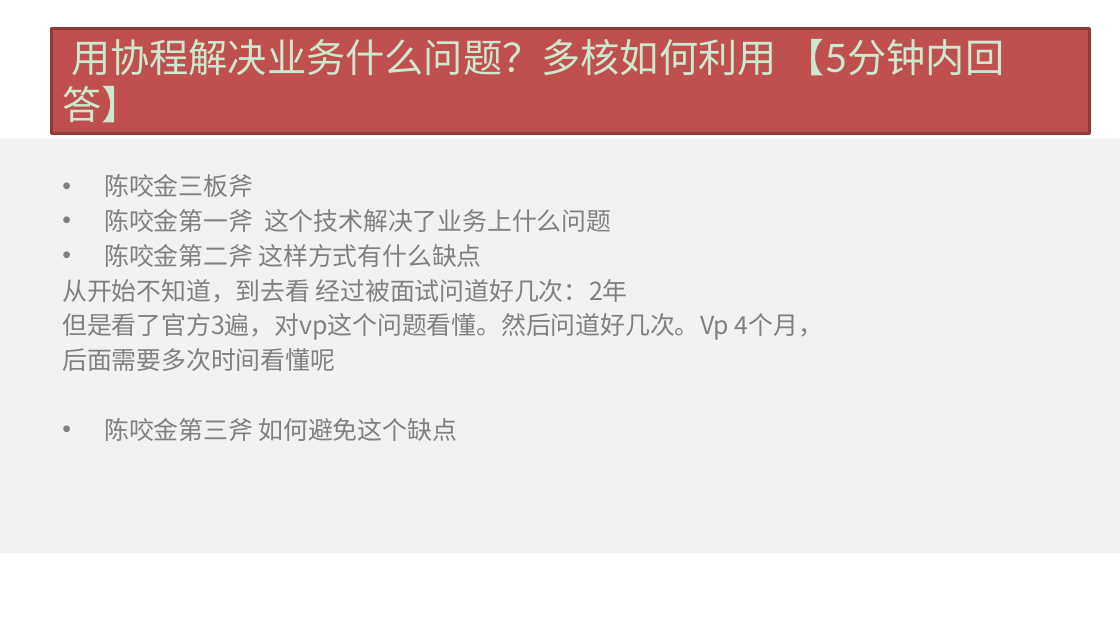
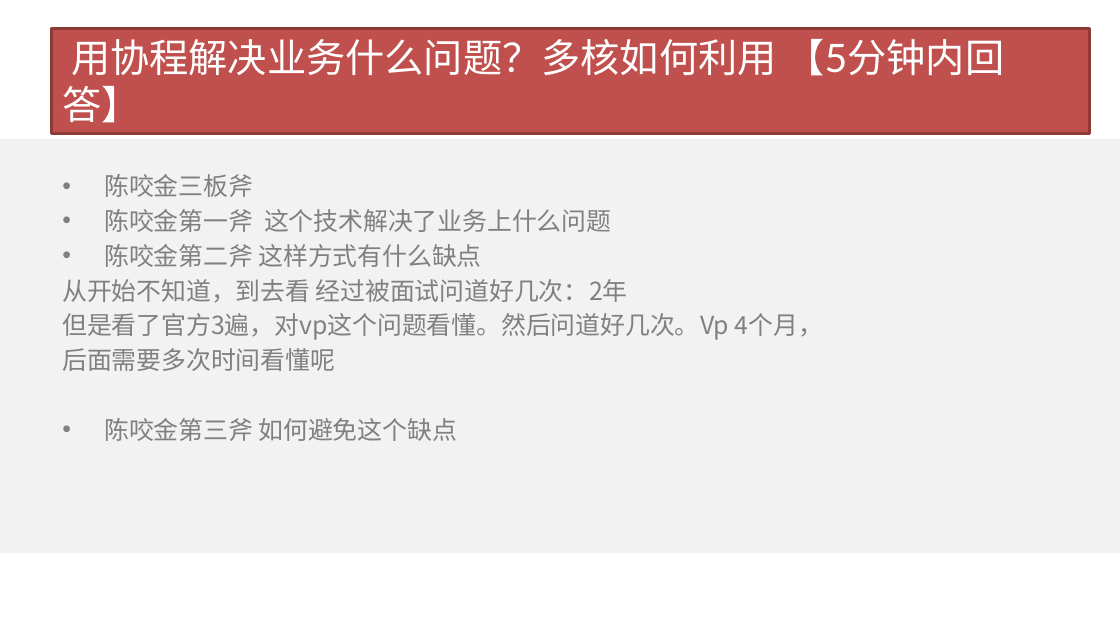
Before and after one commit to wangcy6/weekly, a slide deck: slide 15 of ppt/2020/实战项目.pptx. Drawn at 1120x630 pixels with LibreOffice and Linux fonts; fonts in the diff are those of the drawing; background and template pictures are left out. Boxes give left, top, right and bottom in pixels: in the first picture for what was removed or moved away, otherwise in the second. Text is boxed around its words. In the diff, an @@ line names an element or a change of style, - is before the commit and + after.

```diff
--- a/ppt/2020/实战项目.pptx
+++ b/ppt/2020/实战项目.pptx
@@ background #CCE8CF to #FFFFFF @@
@@ title "用协程解决业务什么问题？多核如何利用 【5分钟内回答】" at (52,28,1090,133): text colour #CCE8CF to #FFFFFF @@
```
Also in this commit, not shown: 19 other slides changed, 3 other files.
